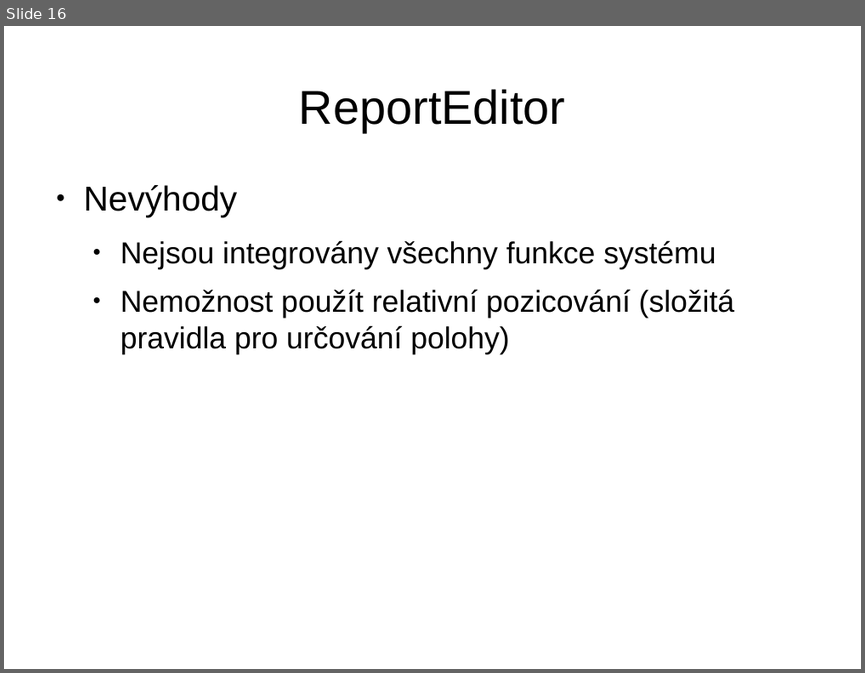
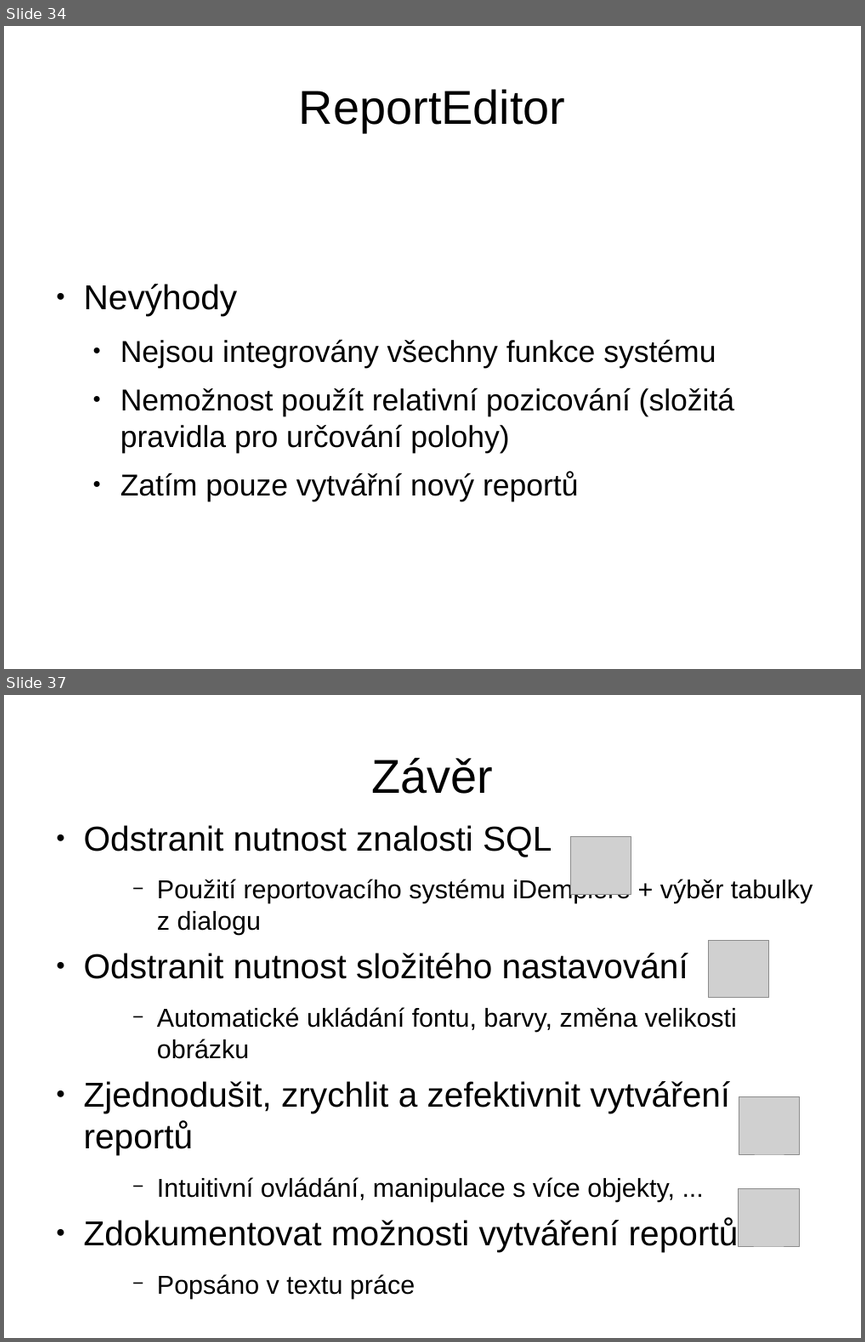
Before and after one commit to martin-vavrusak/mgr_statnice, a slide deck: !prezentace/vavrusak_WYSIVYG.odp. Shown one above the other, each under a label of ours: slide 16 before the commit, slides 34 and 37 after it; the slides between them are not shown. The pictures are 865x673 and 865x1342 pixels, drawn with LibreOffice and Linux fonts; fonts in the diff are those of the drawing; grey boxes stand for pictures. Boxes give left, top, right and bottom in pixels: in the first picture for what was removed or moved away, otherwise in the second. Text is boxed around its words. In the diff, an @@ line names an element or a change of style, - is before the commit and + after.

```diff
--- a/!prezentace/vavrusak_WYSIVYG.odp
+++ b/!prezentace/vavrusak_WYSIVYG.odp
@@ slide 37 added at (4,695,861,1338), background #FFFFFF @@
@@ title added at (371,758,493,794), 44 pt, text #000000 @@
+Závěr
@@ text added at (84,825,813,1299), 24 pt, text #000000 @@
+● Odstranit nutnost znalosti SQL
+    − Použití reportovacího systému iDempiere + výběr tabulky z dialogu
+● Odstranit nutnost složitého nastavování
+    − Automatické ukládání fontu, barvy, změna velikosti obrázku
+● Zjednodušit, zrychlit a zefektivnit vytváření reportů
+    − Intuitivní ovládání, manipulace s více objekty, ...
+● Zdokumentovat možnosti vytváření reportů
+    − Popsáno v textu práce
@@ picture added at (571,836,631,894) @@
@@ picture added at (709,940,769,998) @@
@@ picture added at (739,1096,800,1154) @@
@@ picture added at (738,1189,800,1247) @@
@@ what was slide 16 is now slide 34 @@
@@ slide 34 changed as well @@
@@ text "Nevýhody" at (84,284,734,501): vertical alignment top to middle @@
@@ text at (120,471,579,501): paragraph added @@
+  ● Zatím pouze vytvářní nový reportů
```
Also in this commit, not shown: 12 other slides changed, 20 other slides added, 29 other files.
